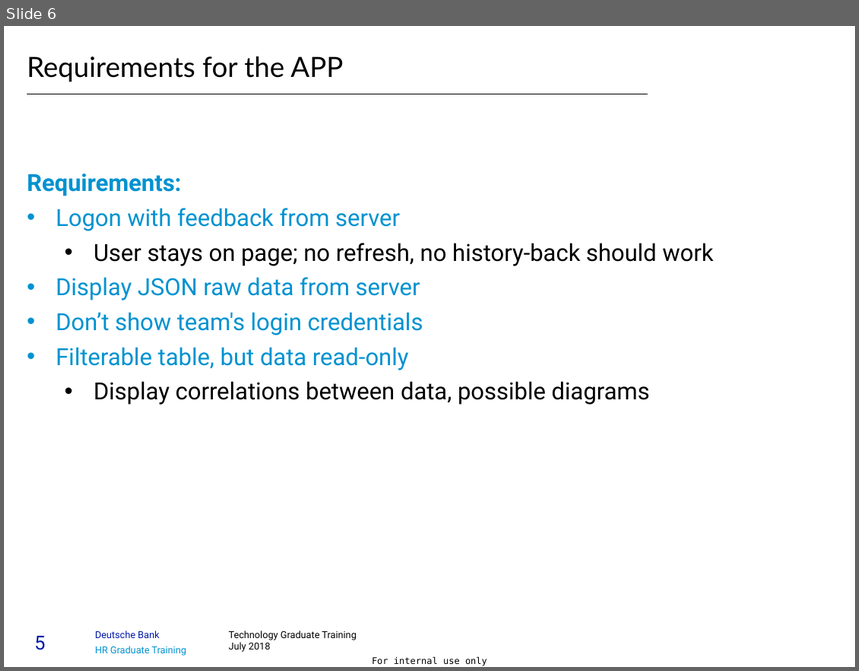
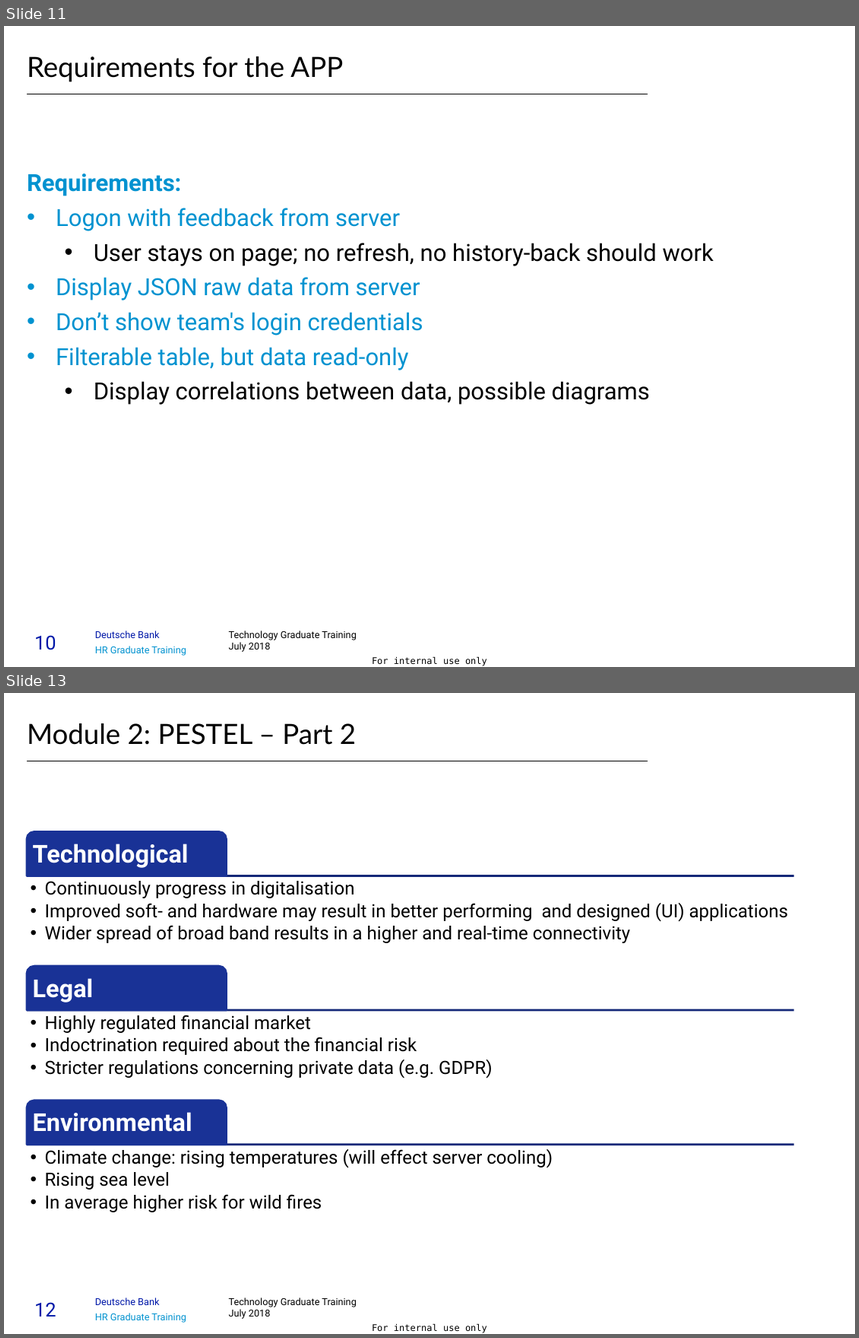
Before and after one commit to timurbaev1996/case_study, a slide deck: business/FinalPresentationGroupC1_1.pptx. Shown one above the other, each under a label of ours: slide 6 before the commit, slides 11 and 13 after it; the slides between them are not shown. The pictures are 859x671 and 859x1338 pixels, drawn with LibreOffice and Linux fonts; fonts in the diff are those of the drawing. Boxes give left, top, right and bottom in pixels: in the first picture for what was removed or moved away, otherwise in the second. Text is boxed around its words. In the diff, an @@ line names an element or a change of style, - is before the commit and + after.

```diff
--- a/business/FinalPresentationGroupC1_1.pptx
+++ b/business/FinalPresentationGroupC1_1.pptx
@@ slide 13 added at [4,693,855,1334], background #FFFFFF; not listed: 5 template elements that a slide beside it also shows @@
@@ title added at [27,723,356,745], 26 pt, text #000000 @@
+Module 2: PESTEL – Part 2
@@ line added from (27, 761) to (648, 761), #000000 1 pt @@
@@ group added at [27,832,794,1212]: 6 texts, 3 lines, 3 round same rects @@
+Technological
+  •• Continuously progress in digitalisation
+  •• Improved soft- and hardware may result in better performing and designed (UI) applications
+  •• Wider spread of broad band results in a higher and real-time connectivity
+Legal
+  •• Highly regulated financial market
+  •• Indoctrination required about the financial risk
+  •• Stricter regulations concerning private data (e.g. GDPR)
+Environmental
+  •• Climate change: rising temperatures (will effect server cooling)
+  •• Rising sea level
+  •• In average higher risk for wild fires
@@ what was slide 6 is now slide 11 @@
@@ page number at [34,635,56,650]: text changed @@
-5
+10
```
Also in this commit, not shown: 6 slides changed, 10 other slides added, 2 slides removed, 3 other files.
